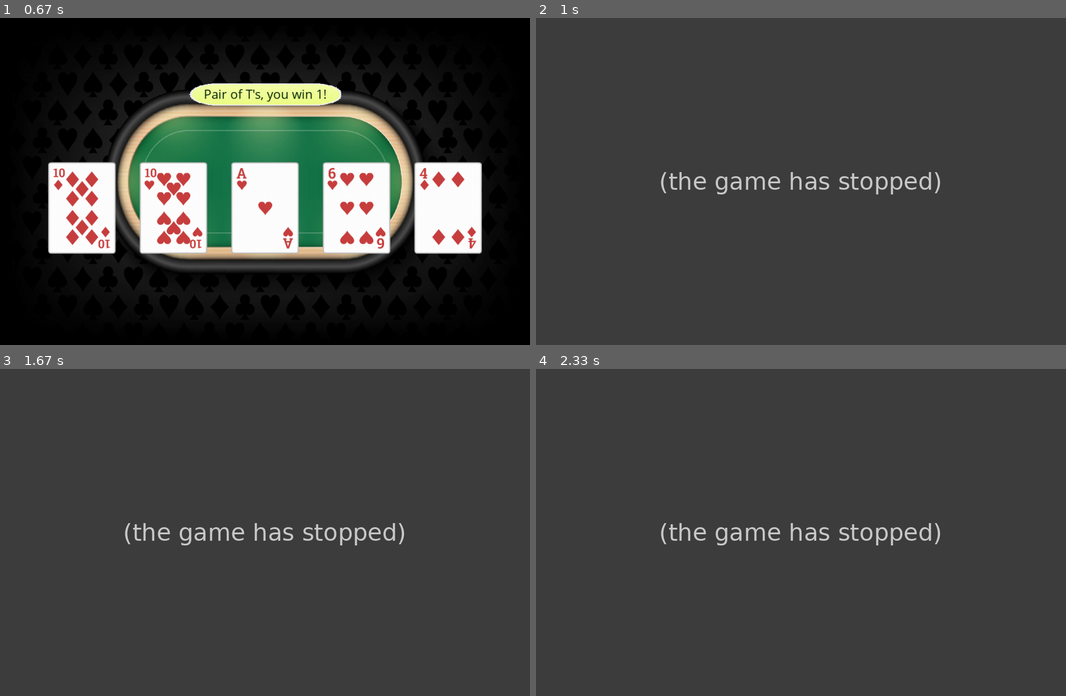
Above: before the commit, frames 1-4 (two rows, left to right).
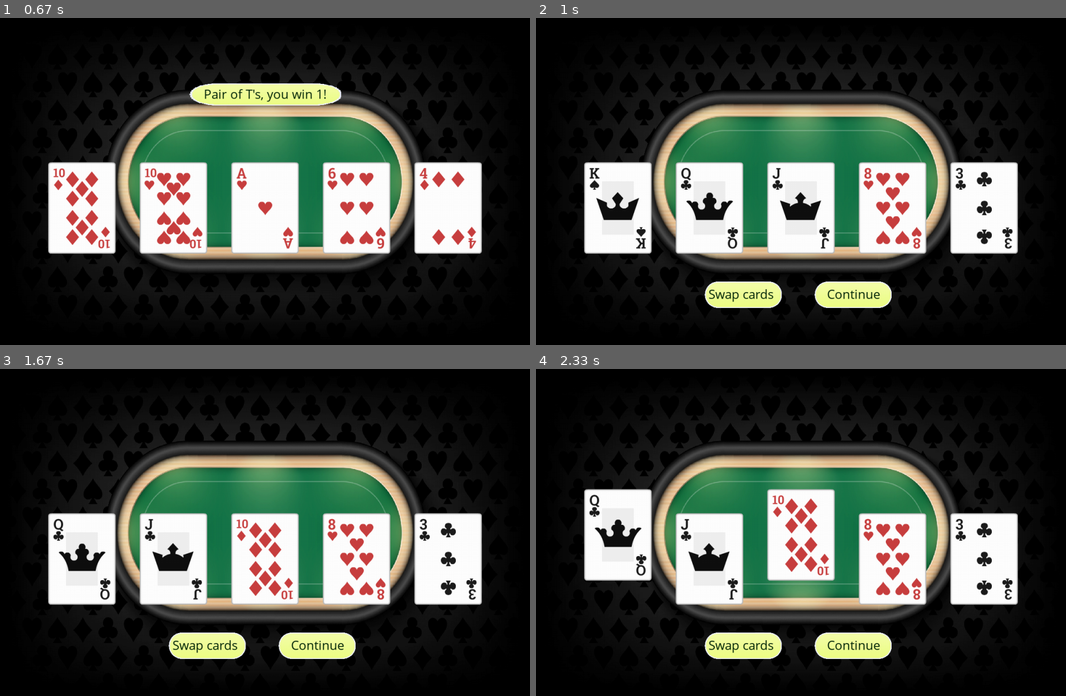
Above: after the commit, the same moments.

Repository: jungleistx/poker_game
Game: pygame game, started from main.py
Same seed, same stepped clock (60 frames per second), same inputs: the game is played once before the commit and once after it.
Inputs (mouse positions are in pixels of both pictures, inside the frame that each line leads up to):
- Up to frame 1 (0.67 s): click "Continue" at 0.38 s
- Up to frame 2 (1 s): tap Space at 0.67 s
- Up to frame 3 (1.67 s): tap 1 at 1 s; click "Swap cards" at 1.38 s
- Up to frame 4 (2.33 s): click (610, 522) at 1.72 s; click (806, 568) at 2.05 s

Frame 1 is identical in both runs. In frame 2, 96% of the frame differs, in the area x 0-100%, y 0-100%; in frame 3, 96%; in frame 4, 96%.
Error before the commit: AttributeError: 'Window' object has no attribute 'new_game' (window.py line 96); the game stopped at 0.67 s (later frames are placeholders)

Commit message:
mod Window, add new_game(). Resets the deck and calls self.run()

Diff:
--- a/classes/window.py
+++ b/classes/window.py
@@ -151,6 +151,11 @@
 				self.check_event_keys(event)
 
 
+	def new_game(self):
+		self.game.reset_deck()
+		self.run()
+
+
 	def run(self):
 		# intro screen
 		# new game
